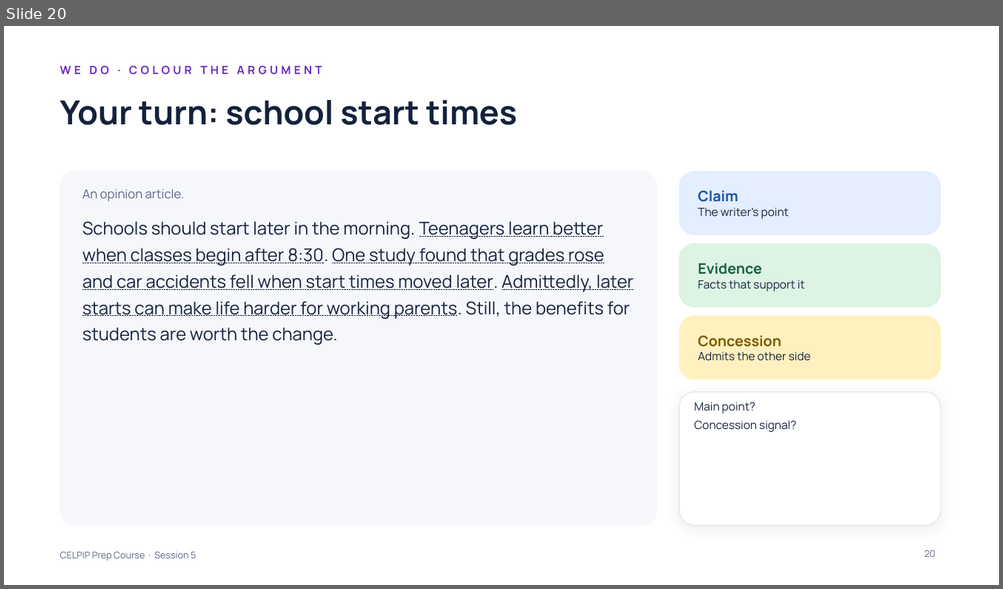
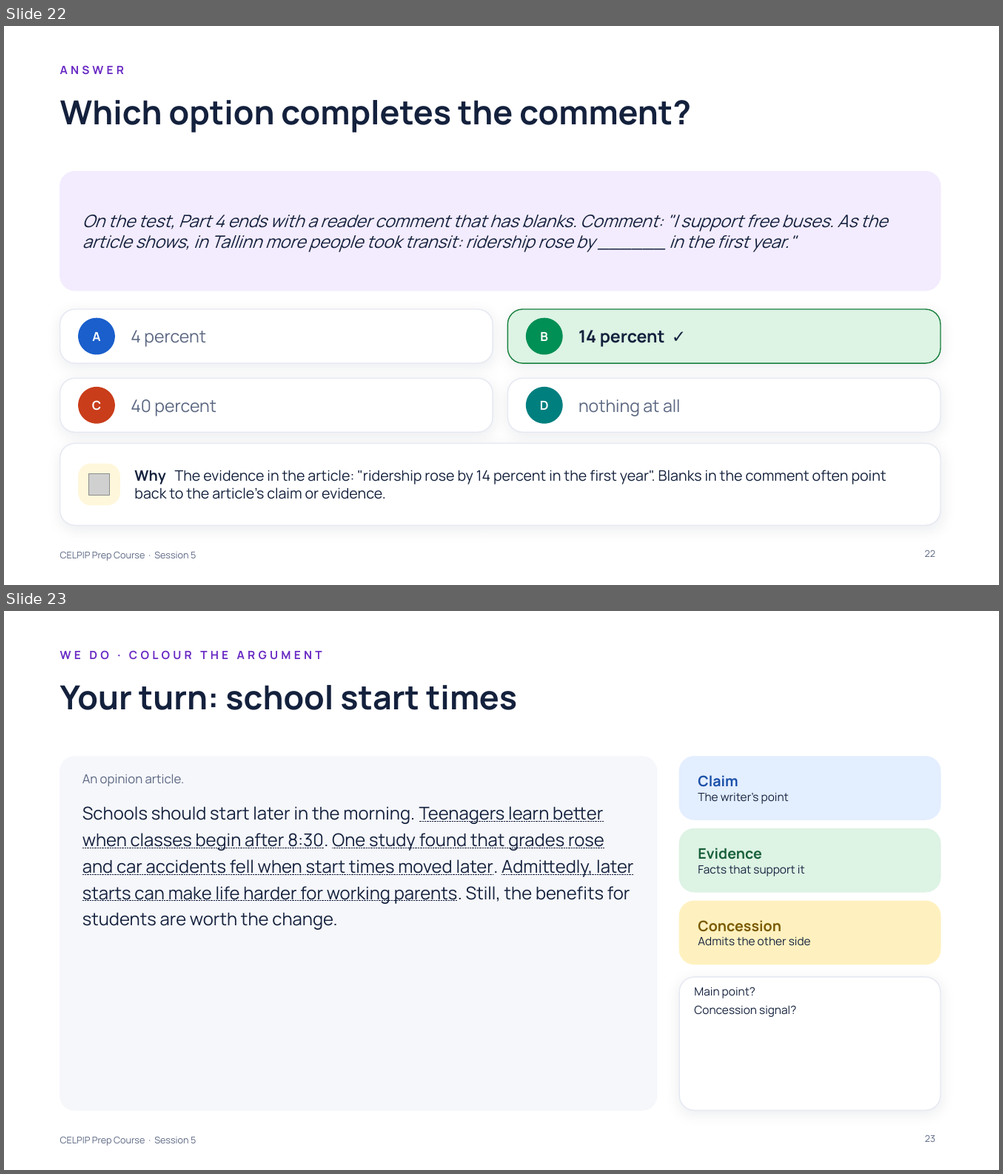
Before and after one commit to learnovateqa/The_English_Academy_CELPIP, a slide deck: decks/session-05.pptx. Shown one above the other, each under a label of ours: slide 20 before the commit, slides 22 and 23 after it. The pictures are 1003x589 and 1003x1174 pixels, drawn with LibreOffice and Linux fonts; fonts in the diff are those of the drawing; grey boxes stand for pictures. Boxes give left, top, right and bottom in pixels: in the first picture for what was removed or moved away, otherwise in the second. Text is boxed around its words. In the diff, an @@ line names an element or a change of style, - is before the commit and + after.

```diff
--- a/decks/session-05.pptx
+++ b/decks/session-05.pptx
@@ slide 22 added at [4, 26, 999, 585], background #FFFFFF; not listed: 1 template element that a slide beside it also shows @@
@@ text added at [60, 65, 125, 75], 11 pt, text #6A2BC4, bold @@
+ANSWER
@@ title added at [60, 100, 691, 133], 32 pt, text #14213D, bold @@
+Which option completes the comment?
@@ rounded rectangle added at [60, 172, 940, 291], fill #F3ECFE, outline #F3ECFE 0.75 pt @@
@@ text added at [82, 215, 887, 252], 16.5 pt, text #14213D, italic @@
+On the test, Part 4 ends with a reader comment that has blanks. Comment: "I support free buses. As the article shows, in Tallinn more people took transit: ridership rose by ______ in the first year."
@@ rounded rectangle added at [60, 309, 492, 363], fill #FFFFFF, outline #E6E9F2 1 pt @@
@@ rounded rectangle added at [508, 309, 940, 363], fill #DDF3E4, outline #17803D 1 pt @@
@@ ellipse added at [79, 318, 114, 355], fill #1A5FCC, outline #1A5FCC 1 pt @@
@@ text added at [92, 332, 100, 341], 12 pt, text #FFFFFF, bold @@
+A
@@ text added at [131, 330, 206, 347], 16.5 pt, text #5B6782 @@
+4 percent
@@ ellipse added at [526, 318, 562, 355], fill #008F55, outline #008F55 1 pt @@
@@ text added at [540, 332, 548, 341], 12 pt, text #FFFFFF, bold @@
+B
@@ text added at [578, 330, 665, 347], 16.5 pt, text #14213D, bold @@
+14 percent ✓
@@ rounded rectangle added at [60, 378, 492, 432], fill #FFFFFF, outline #E6E9F2 1 pt @@
@@ rounded rectangle added at [508, 378, 940, 432], fill #FFFFFF, outline #E6E9F2 1 pt @@
@@ ellipse added at [79, 388, 114, 423], fill #C93D1A, outline #C93D1A 1 pt @@
@@ text added at [92, 400, 101, 411], 12 pt, text #FFFFFF, bold @@
+C
@@ text added at [131, 400, 216, 417], 16.5 pt, text #5B6782 @@
+40 percent
@@ ellipse added at [526, 388, 562, 423], fill #007F7F, outline #007F7F 1 pt @@
@@ text added at [540, 401, 549, 410], 12 pt, text #FFFFFF, bold @@
+D
@@ text added at [578, 400, 680, 417], 16.5 pt, text #5B6782 @@
+nothing at all
@@ rounded rectangle added at [60, 444, 940, 526], fill #FFFFFF, outline #E6E9F2 1 pt @@
@@ rounded rectangle added at [79, 465, 119, 506], fill #FFF7DB, outline #FFF7DB 1 pt @@
@@ picture added at [88, 474, 110, 496] @@
@@ text added at [134, 470, 886, 500], 14 pt, text #14213D @@
+Why The evidence in the article: "ridership rose by 14 percent in the first year". Blanks in the comment often point back to the article’s claim or evidence.
@@ page number added at [925, 550, 935, 557], 9 pt, text #5B6782 @@
+22
@@ what was slide 20 is now slide 23 @@
@@ page number at [925, 1135, 935, 1142]: text changed @@
-20
+23
```
Also in this commit, not shown: 3 other slides added, 1 other file.
